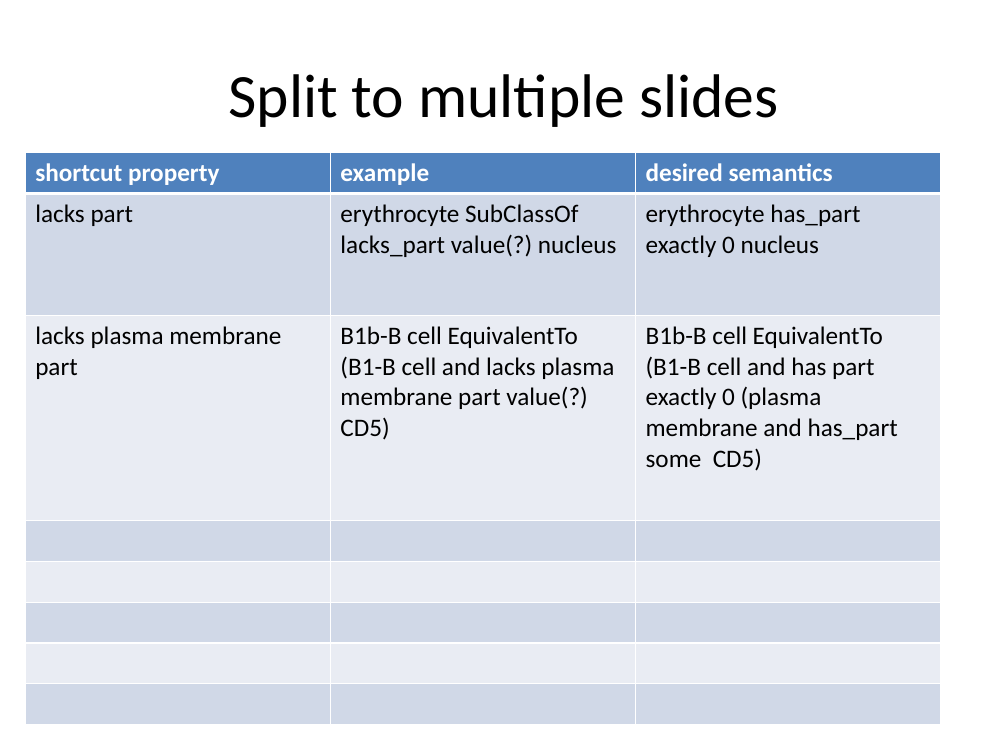
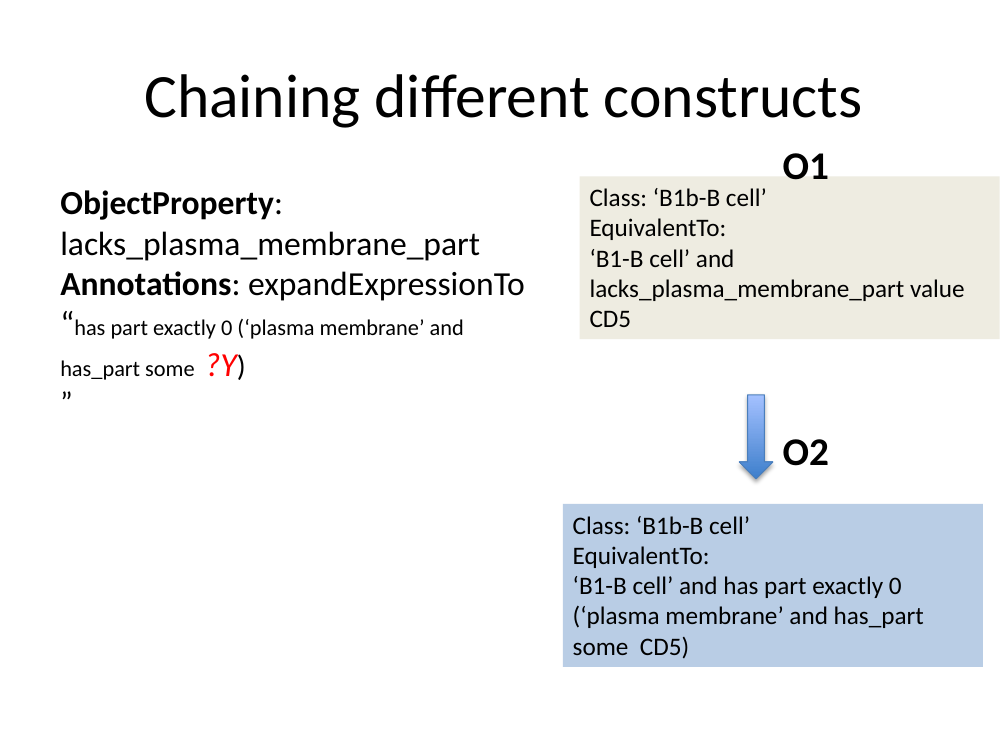
Before and after one commit to cmungall/obo2owl, a slide deck: slide 18 of papers/owled-macros-panel.pptx (slide 12 before the commit). Drawn at 1008x756 pixels with LibreOffice and Linux fonts; fonts in the diff are those of the drawing. Boxes give left, top, right and bottom in pixels: in the first picture for what was removed or moved away, otherwise in the second. Text is boxed around its words. In the diff, an @@ line names an element or a change of style, - is before the commit and + after.

Commit message:
new

```diff
--- a/papers/owled-macros-panel.pptx
+++ b/papers/owled-macros-panel.pptx
@@ title at (144, 74, 863, 128): text changed @@
-Split to multiple slides
+Chaining different constructs
@@ table removed at (25, 152, 941, 709), 8 rows, 3 columns @@
-shortcut property | example | desired semantics
-lacks part | erythrocyte SubClassOf lacks_part value(?) nucleus | erythrocyte has_part exactly 0 nucleus
-lacks plasma membrane part | B1b-B cell EquivalentTo (B1-B cell and lacks plasma membrane part value(?) CD5) | B1b-B cell EquivalentTo (B1-B cell and has part exactly 0 (plasma membrane and has_part some CD5)
- |  | 
- |  | 
- |  | 
- |  | 
- |  | 
@@ rectangle added at (580, 176, 1000, 340), fill #EEECE1, 18 pt, text #000000 @@
+Class: ‘B1b-B cell’
+EquivalentTo:
+‘B1-B cell’ and lacks_plasma_membrane_part value CD5
@@ text added at (783, 153, 829, 180), 28 pt, text #000000, bold @@
+O1
@@ text added at (60, 190, 525, 380), 24 pt, text #000000 @@
+ObjectProperty: lacks_plasma_membrane_part
+Annotations: expandExpressionTo “has part exactly 0 (‘plasma membrane’ and has_part some ?Y)
+”
@@ down arrow added at (739, 395, 772, 479), fill gradient #3F80CE to #A4C4FF, outline #4B7EBC 0.75 pt @@
@@ text added at (783, 439, 829, 466), 28 pt, text #000000, bold @@
+O2
@@ rectangle added at (562, 504, 983, 667), fill #B9CDE5, 18 pt, text #000000 @@
+Class: ‘B1b-B cell’
+EquivalentTo:
+‘B1-B cell’ and has part exactly 0 (‘plasma membrane’ and has_part some CD5)
```
Also in this commit, not shown: 9 other slides changed, 8 slides added.
